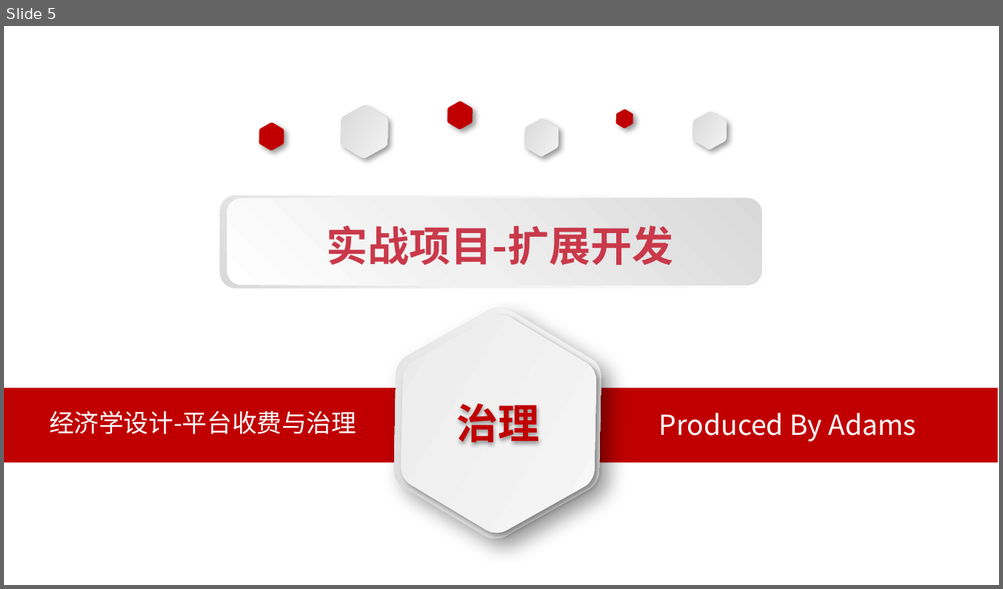
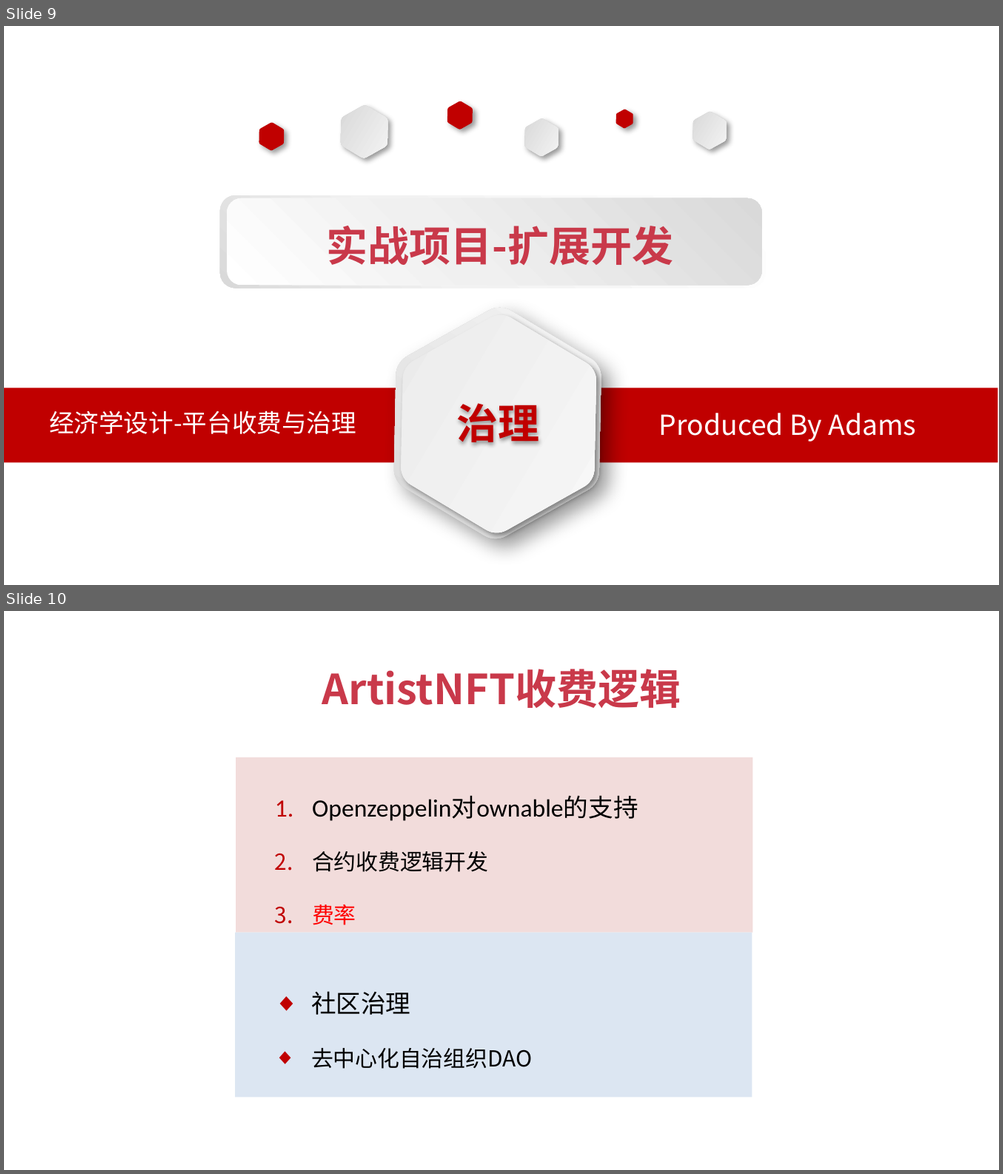
Before and after one commit to baiyuqi/course-solidity-teacher, a slide deck: document/ppt/ch9-扩展开发/2-经济学设计-Loyalty支持.pptx. Shown one above the other, each under a label of ours: slide 5 before the commit, slides 9 and 10 after it. The pictures are 1003x589 and 1003x1174 pixels, drawn with LibreOffice and Linux fonts; fonts in the diff are those of the drawing. Boxes give left, top, right and bottom in pixels: in the first picture for what was removed or moved away, otherwise in the second. Text is boxed around its words. In the diff, an @@ line names an element or a change of style, - is before the commit and + after.

```diff
--- a/document/ppt/ch9-扩展开发/2-经济学设计-Loyalty支持.pptx
+++ b/document/ppt/ch9-扩展开发/2-经济学设计-Loyalty支持.pptx
@@ slide 10 added at bbox=[4, 611, 999, 1170], background #FFFFFF @@
@@ text added at bbox=[322, 669, 681, 708], 30 pt, text #C9394A, bold @@
+ArtistNFT收费逻辑
@@ rectangle added at bbox=[236, 758, 753, 932], fill #F2DCDB, 18 pt, text #000000 @@
+1. Openzeppelin对ownable的支持
+2. 合约收费逻辑开发
+3. 费率
@@ rectangle added at bbox=[235, 933, 752, 1099], fill #DCE6F2, 16 pt, text #000000 @@
+◆ 社区治理
+◆ 去中心化自治组织DAO
@@ what was slide 5 is now slide 9 @@
```
Also in this commit, not shown: 3 slides changed, 7 other slides added, 4 slides removed, 54 other files.
